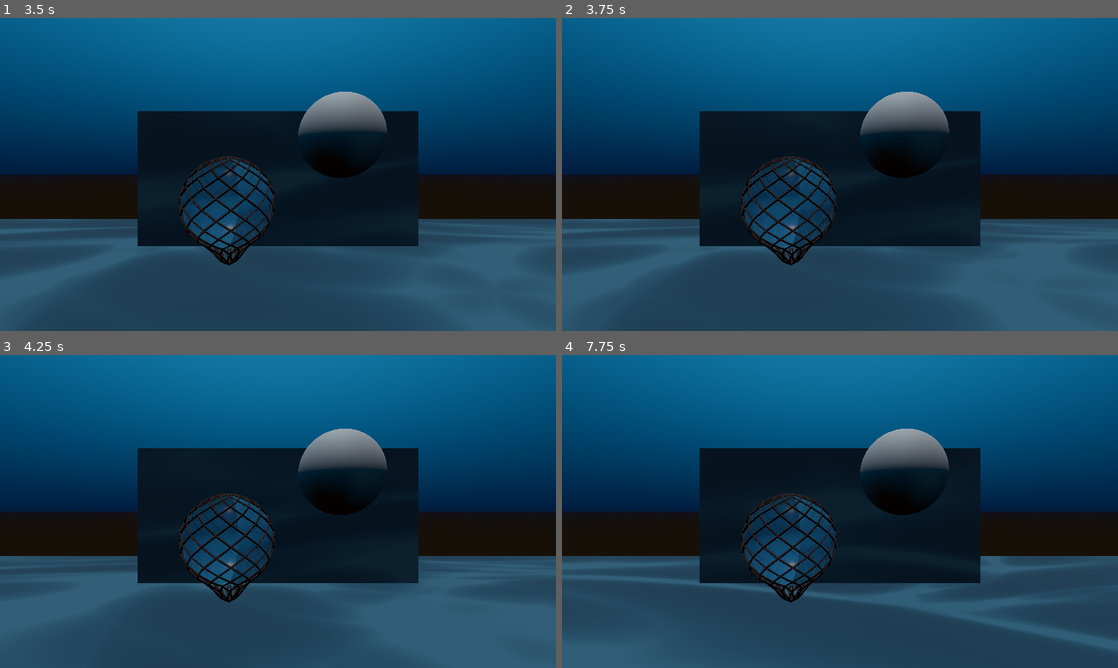
Above: before the commit, frames 1-4 (two rows, left to right).
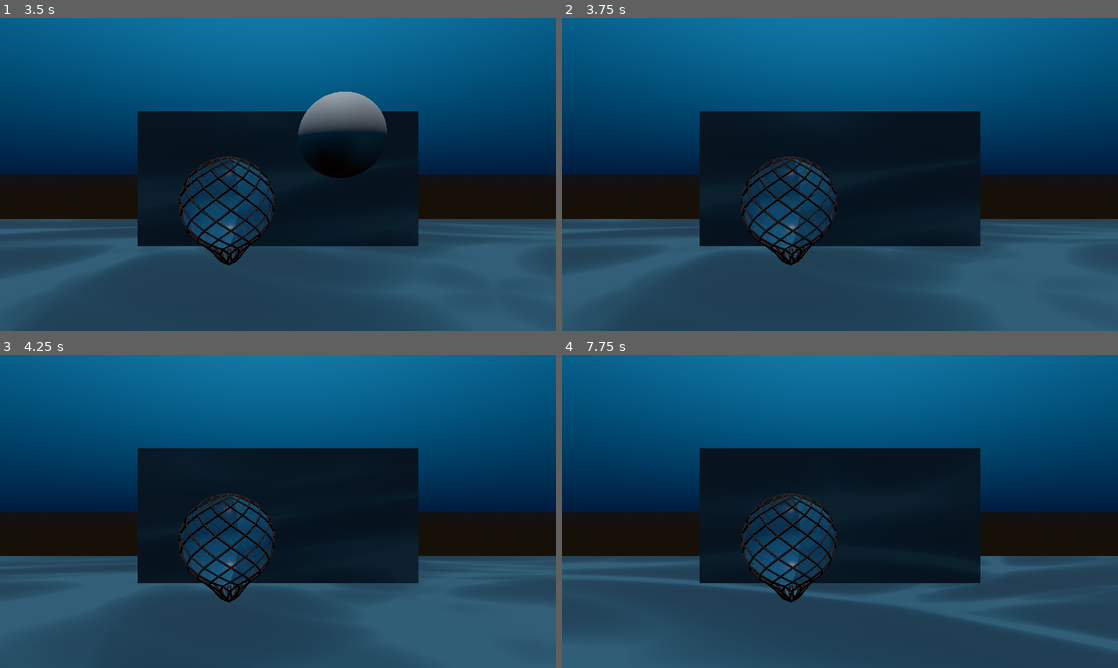
Above: after the commit, the same moments.

Repository: bastifpv/GGJ25
Game: Godot game, scene res://scenes/test_moritz.tscn
The game is run twice, just before and just after one commit, with the same random seed, the same clock (stepped at 60 frames per second) and the same inputs. This scene is started directly instead of the project's main scene.
Inputs:
- Up to frame 1 (3.5 s): hold W (up) 0.53-2.03 s; tap Enter at 1.25, 2.75 s; tap Space at 2 s; hold A (left) from 2.03 s (still down)
- Up to frame 2 (3.75 s): tap Space at 3.5 s; release A (left) at 3.53 s; hold S (down) from 3.53 s (still down)
- Up to frame 3 (4.25 s): keep holding S (down)
- Up to frame 4 (7.75 s): tap Enter at 4.25 s; release S (down) at 4.28 s; hold D (right) 4.28-5.03 s; tap Space at 5 s; hold W (up) 5.03-5.78 s; hold D (right) from 5.78 s (still down)

Frame 1 is identical in both runs. In frame 2, 2.0% of the frame differs, in the area x 53-70%, y 23-52%; in frame 3, 2.1%; in frame 4, 2.2%.

Commit message:
plopp bubbles

Diff:
--- a/scenes/bubble.tscn
+++ b/scenes/bubble.tscn
@@ -27,6 +27,8 @@
 [node name="Bubble" type="RigidBody3D" groups=["bubble"]]
 gravity_scale = -0.4
 script = ExtResource("1_ajy6j")
+min_lifetime = null
+max_lifetime = null
 
 [node name="BubbleMesh" type="MeshInstance3D" parent="."]
 instance_shader_parameters/bubble_color = Color(0, 0, 0, 1)
--- a/scenes/prefabs/chunks/chunk1.tscn
+++ b/scenes/prefabs/chunks/chunk1.tscn
@@ -1,6 +1,7 @@
-[gd_scene load_steps=22 format=3 uid="uid://cleey1n3vjrye"]
+[gd_scene load_steps=23 format=3 uid="uid://cleey1n3vjrye"]
 
 [ext_resource type="PackedScene" uid="uid://cn7axt50y73oj" path="res://scenes/prefabs/rocks/stone-diamond.tscn" id="1_boaho"]
+[ext_resource type="Script" path="res://scripts/chunk.gd" id="1_iu7c3"]
 [ext_resource type="PackedScene" uid="uid://bc5wn3qcotu2g" path="res://scenes/prefabs/coral-small_orange.tscn" id="2_kd1mi"]
 [ext_resource type="PackedScene" uid="uid://7pagx8jc7aqd" path="res://scenes/prefabs/rocks/rock_large.tscn" id="3_pmla0"]
 [ext_resource type="PackedScene" uid="uid://bc5hxvpqkfomj" path="res://scenes/prefabs/rocks/rock-terrasse.tscn" id="4_e17kh"]
@@ -26,6 +27,7 @@
 outer_radius = 0.579
 
 [node name="Chunk1" type="Node3D"]
+script = ExtResource("1_iu7c3")
 
 [node name="stone-diamond2" parent="." instance=ExtResource("1_boaho")]
 transform = Transform3D(0.395642, 0, -0.918405, 0, 1, 0, 0.918405, 0, 0.395642, 13.8096, -1.38234, -2.14781)
--- a/scripts/bubble.gd
+++ b/scripts/bubble.gd
@@ -1,6 +1,10 @@
 @tool
 class_name Bubble extends Node3D
 
+var lifetime: float = 0.0
+var elapsed_time: float = 0.0
+@export var min_lifetime: float = 2.0
+@export var max_lifetime: float = 10.0
 @export var bubbleColor: Color :
 	get:
 		return bubbleColor
@@ -11,7 +15,13 @@
 
 # Called when the node enters the scene tree for the first time.
 func _ready():
+	lifetime = randf_range(min_lifetime, max_lifetime)
 	_setBubbleColor(bubbleColor)
 
 func _setBubbleColor(color: Color):
 	$BubbleMesh.set_instance_shader_parameter("bubble_color", color)
+
+func _process(delta: float) -> void:
+	elapsed_time += delta
+	if elapsed_time >=lifetime:
+			queue_free()
--- a/scripts/bubble_spawner.gd
+++ b/scripts/bubble_spawner.gd
@@ -4,6 +4,7 @@
 
 var bubble = preload("res://scenes/bubble.tscn")
 var rng = RandomNumberGenerator.new()
+@export var player : Node3D
 
 func spawnBubble():
 	var bub: RigidBody3D =  bubble.instantiate()
@@ -22,5 +23,6 @@
 
 # Called every frame. 'delta' is the elapsed time since the previous frame.
 func _process(delta: float) -> void:
+
 	if rng.randf() > .95:
 		spawnBubble()
--- a/scripts/worldgenerator.gd
+++ b/scripts/worldgenerator.gd
@@ -7,8 +7,9 @@
 var MinRenderd = 0
 var MaxPlacedChunks = 0
 var MinPlacedChunks = 0
-var player
+var player : Node3D
 const CHUNK_SIZE = 50
+
 
 # Called when the node enters the scene tree for the first time.
 func _ready() -> void:
